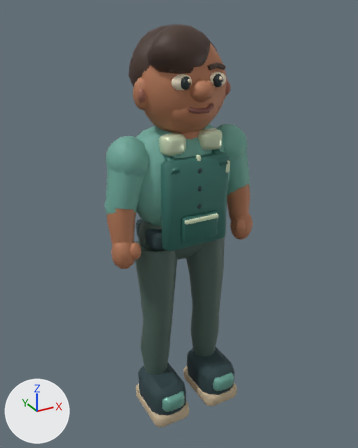
Two versions of the glTF model assets/models/characters/cashier.glb, one commit apart.
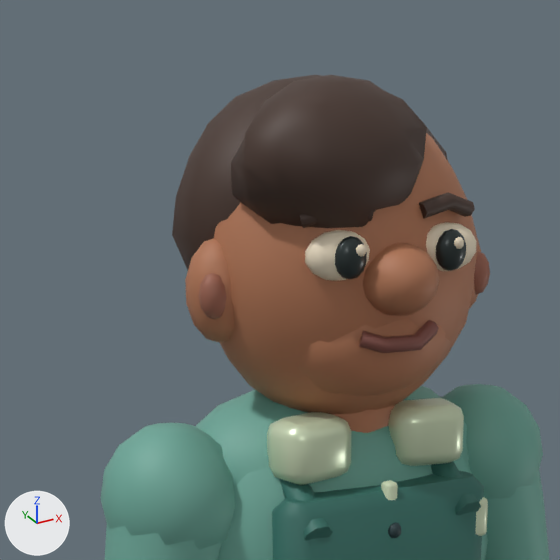
Old and new are each drawn whole from a camera (50 mm lens) standing at (-1.079, -1.952, 2.002) and looking at (0.004, 0.015, 1.018) and again close up on the part from 20% to 71% of the width and 0% to 40% of the height. Every picture has the same lights, and +X, +Y and +Z are marked at lower left. The last two pictures show the newer version. Vertices at exactly the same position are counted once.

Objects in the first close-up: 'Uniform'.
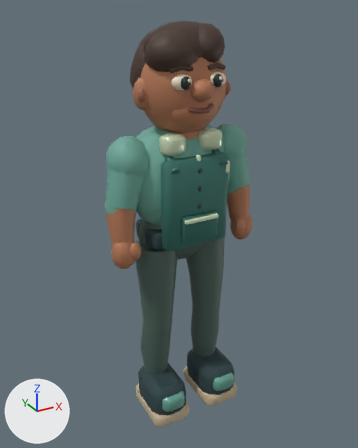
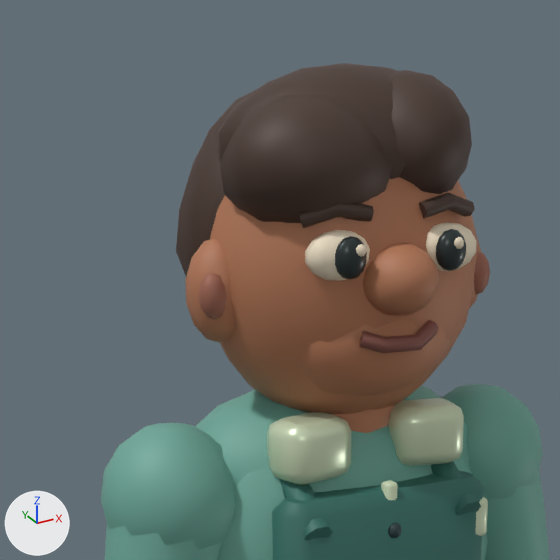
Patch to the scene script:
```diff
--- a/assets/models/characters/cashier.glb.py
+++ b/assets/models/characters/cashier.glb.py
@@ me_uniform @@
 # used by ob_uniform; location = (0.0, 0.0, 0.0)
-me_uniform.from_pydata(...)  # 4147 vertices, 8050 faces; spans x -0.38..0.38, y -0.24..0.23, z 0.0..1.94
+me_uniform.from_pydata(...)  # 4370 vertices, 8488 faces; spans x -0.38..0.38, y -0.24..0.23, z 0.0..1.95
+# me_uniform part 1: the loose piece of 93 vertices spanning x -0.19..0.09, y -0.2..0.05, z 1.73..1.94 is multiplied about its middle by the matrix ((0.864, -0.149, 0.0), (0.016, 0.96, 0.0), (0.0, 0.0, 0.874)), then moved by (-0.03, 0.01, 0.0)
+# me_uniform part 2: the loose piece of 93 vertices spanning x -0.19..0.09, y -0.2..0.05, z 1.73..1.94 is copied, and the copy is multiplied about its middle by the matrix ((0.4, 0.55, 0.0), (-0.583, 0.768, 0.0), (0.0, 0.0, 0.874)), then moved by (0.13, 0.01, 0.02); it spans x -0.03..0.16, y -0.19..0.03, z 1.76..1.94
+# me_uniform part 3: 136 vertices moved from x -0.21..0.19, y -0.11..0.2, z 1.58..1.93 to x -0.2..0.19, y -0.1..0.2, z 1.54..1.93; 31 vertices removed from x -0.19..0.2, y -0.11..0.12, z 1.59..1.92; 161 vertices added at x -0.19..0.18, y -0.17..0.12, z 1.55..1.95
 me_uniform.materials.append(mat_ceramic)
```

Where the change shows, as pixel boxes (x1, y1, x2, y2) in the close-ups (560 x 560 px; the box of a moved part takes in the faces that stretch with it):
'Uniform', reshaped: before (100, 75, 549, 560); after (100, 63, 549, 560)
part 1 of me_uniform, moved or reshaped: before (231, 75, 427, 228); after (220, 95, 392, 223)
part 2 of me_uniform, added (brown): after (388, 70, 472, 194)
part 3 of me_uniform, moved or reshaped: before (172, 75, 447, 270); after (176, 63, 405, 276)
